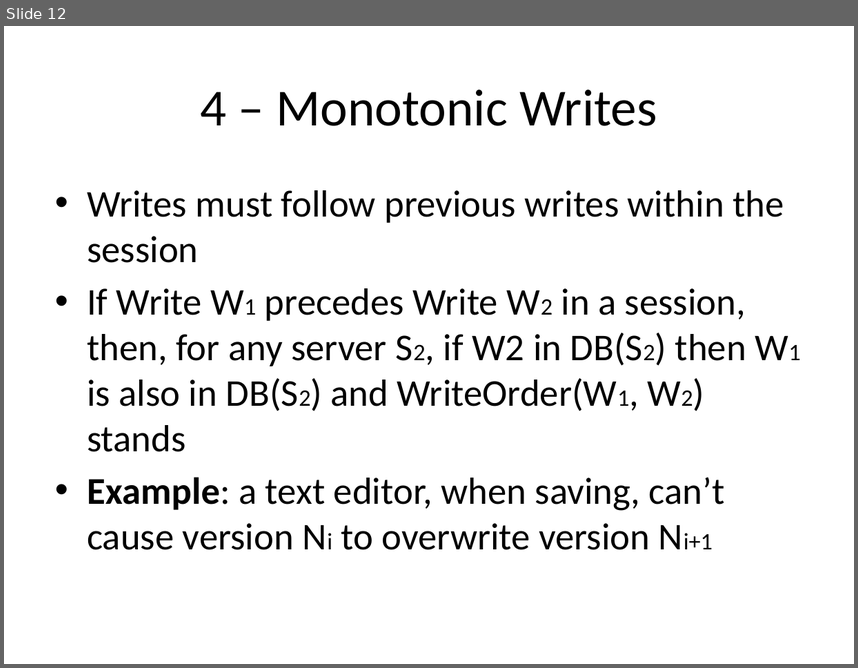
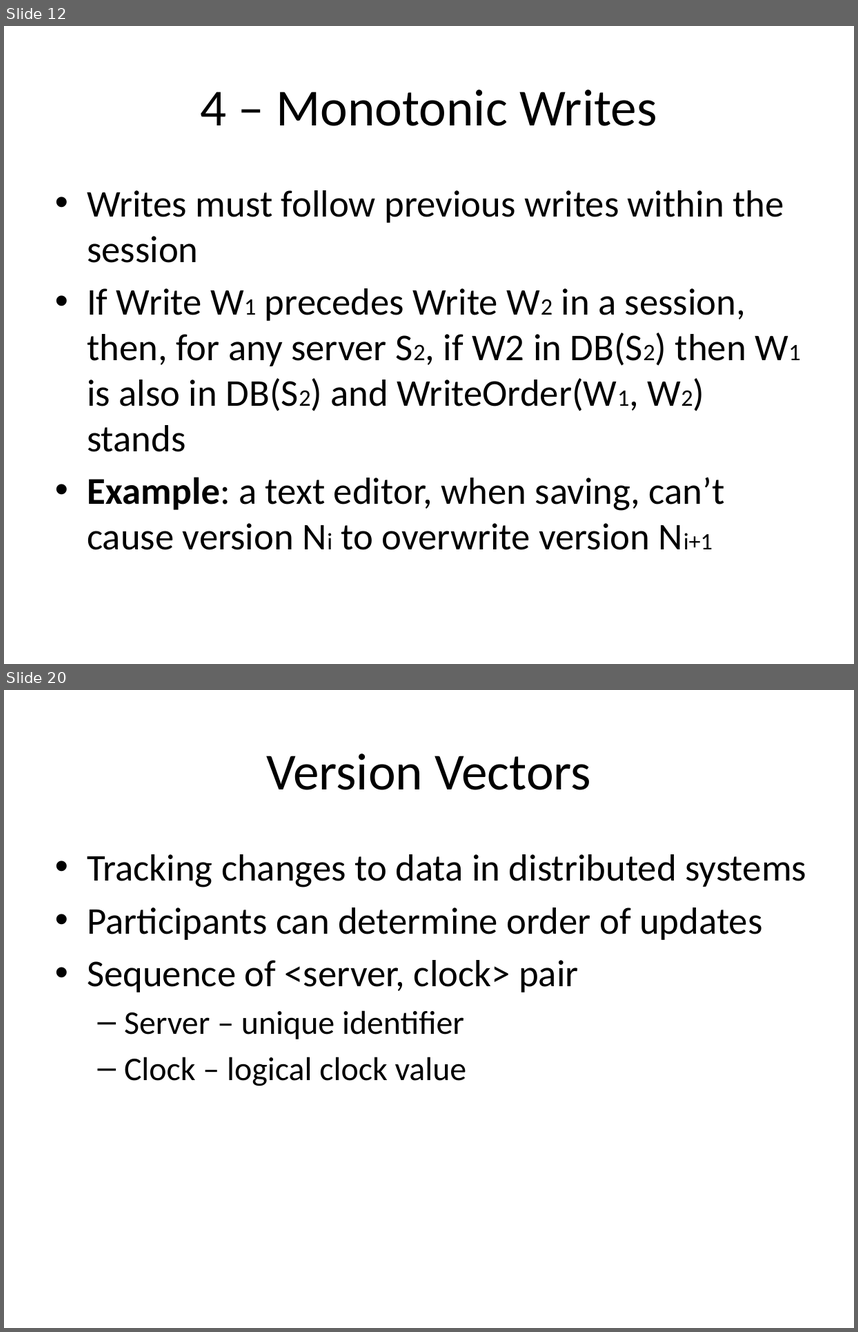
Before and after one commit to balidani/bomberman, a slide deck: presentation/slides_daniel.pptx. Shown one above the other, each under a label of ours: slide 12 before the commit, slides 12 and 20 after it; the slides between them are not shown. The pictures are 858x668 and 858x1332 pixels, drawn with LibreOffice and Linux fonts; fonts in the diff are those of the drawing. Boxes give left, top, right and bottom in pixels: in the first picture for what was removed or moved away, otherwise in the second. Text is boxed around its words. In the diff, an @@ line names an element or a change of style, - is before the commit and + after.

```diff
--- a/presentation/slides_daniel.pptx
+++ b/presentation/slides_daniel.pptx
@@ slide 20 added at <box>4,690,854,1328</box>, background #FFFFFF @@
@@ title added at <box>266,753,591,790</box>, 44 pt, text #000000 @@
+Version Vectors
@@ text added at <box>87,854,806,1086</box>, 32 pt, text #000000 @@
+• Tracking changes to data in distributed systems
+• Participants can determine order of updates
+• Sequence of <server, clock> pair
+  – Server – unique identifier
+  – Clock – logical clock value
```
Also in this commit, not shown: 3 slides changed, 6 other slides added.
